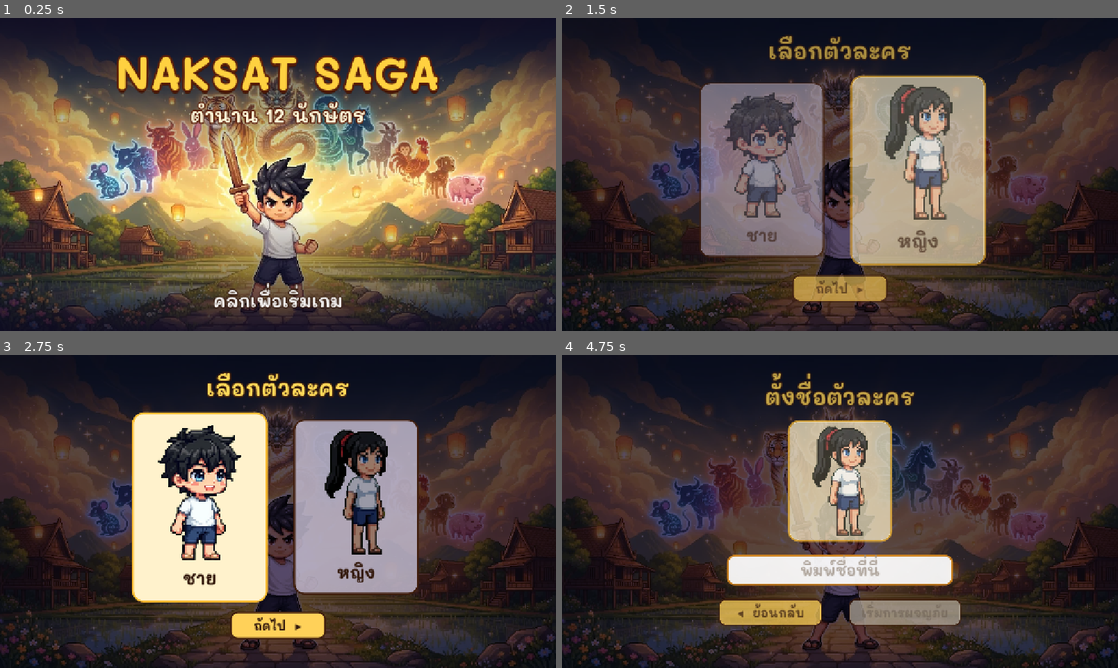
Above: before the commit, frames 1-4 (two rows, left to right).
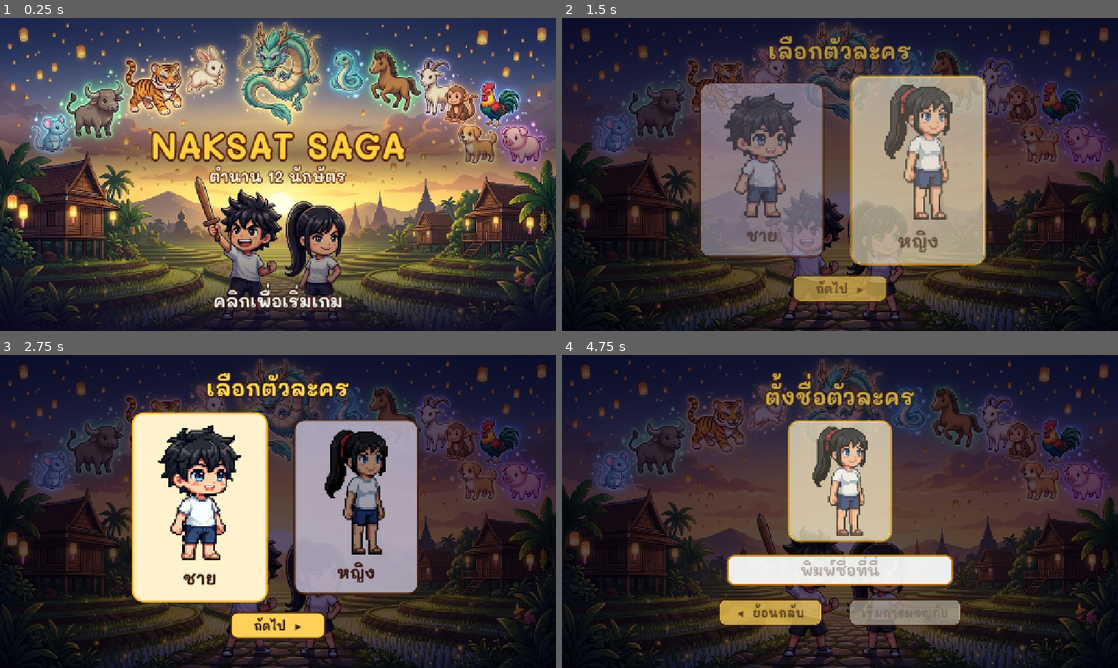
Above: after the commit, the same moments.

Repository: mozila023/naksat-saga
Game: Godot game, scene res://main.tscn
Same seed, same stepped clock (60 frames per second), same inputs: the game is played once before the commit and once after it.
Inputs (mouse positions are in pixels of both pictures, inside the frame that each line leads up to):
- Up to frame 1 (0.25 s): no input
- Up to frame 2 (1.5 s): tap Enter at 0.5 s; move the mouse to (962, 158) at 0.52 s; hold Right (move_right) 0.53-1.25 s; hold C (attack) 0.53-1.25 s; click (962, 158) at 0.67 s; tap Space (jump) at 0.77, 1.07 s; tap I (bag) at 0.8 s; click "◀ ย้อนกลับ" at 1.25 s
- Up to frame 3 (2.75 s): drag from (166, 527) to (250, 574) at 2.02 s
- Up to frame 4 (4.75 s): move the mouse to (895, 442) at 2.77 s; hold Left (move_left) 2.78-3.5 s; tap E (form_next) at 2.85 s; click (895, 442) at 2.92 s; tap Q (form_prev) at 3.05 s; drag from (812, 574) to (673, 464) at 3.52 s; move the mouse to (1006, 558) at 4.27 s; hold Right (move_right) from 4.28 s (still down); hold Shift (run) from 4.28 s (still down); tap Up (interact) at 4.35 s; click (1006, 558) at 4.42 s; tap Space (jump) at 4.52 s

The runs differ from the first frame. In frame 1, 80% of the frame differs, in the area x 0-100%, y 0-100%; in frame 2, 33%; in frame 3, 30%; in frame 4, 36%.

Commit message:
แก้ไอคอนปุ่มเสียง/ปิดที่เป็นกล่องบนเว็บ, เอฟเฟกต์ตีคริติคอล, ปุ่มมือถือใหม่ (วิ่งข้างปุ่มตี, จอแนวตั้ง/แนวนอน), ภาพปกใหม่ (มะโรงเป็นมังกร), ไอคอนเซ็ทขาล
Co-Authored-By: Claude Opus 5.5 <noreply@anthropic.com>
Claude-Session: https://claude.ai/code/session_01J9NCfWgs9eBq1qjdwjHxHL

Diff:
--- a/entities/enemies/enemy.gd
+++ b/entities/enemies/enemy.gd
@@ -146,7 +146,10 @@
 	_flash = 0.15
 	_stun = maxf(_stun, maxf(0.28, stun))
 	velocity = Vector2(dir * 230.0, -170.0)
-	Game.spawn_number(global_position + Vector2(0, -_stats["size"].y), str(int(dmg)), Color(1, 0.95, 0.5))
+	if Game.hit_is_crit:
+		Game.spawn_number(global_position + Vector2(0, -_stats["size"].y - 10), str(int(dmg)), Color(1.0, 0.5, 0.15), 40)
+	else:
+		Game.spawn_number(global_position + Vector2(0, -_stats["size"].y), str(int(dmg)), Color(1, 0.95, 0.5))
 	_pop = 1.0
 	var mid: Vector2 = global_position + Vector2(-dir * 8.0, -_stats["size"].y * 0.55)
 	Fx.spawn(get_parent(), mid, "spark", Vector2(38, 38), Color(1.0, 0.85, 0.35), 1, 0.22)
--- a/entities/enemies/zodiac_boss.gd
+++ b/entities/enemies/zodiac_boss.gd
@@ -258,7 +258,10 @@
 		Game.spawn_text(global_position + Vector2(-70, -SIZE.y - 80.0), "เอาจริงแล้วนะ!", Color(1.0, 0.4, 0.3), 46)
 		Game.shake(10.0, 0.5)
 		Sound.play("roar", 0.02, 2.0)
-	Game.spawn_number(global_position + Vector2(0, -SIZE.y - 20.0), str(int(dmg)), Color(1, 0.95, 0.5))
+	if Game.hit_is_crit:
+		Game.spawn_number(global_position + Vector2(0, -SIZE.y - 30.0), str(int(dmg)), Color(1.0, 0.5, 0.15), 44)
+	else:
+		Game.spawn_number(global_position + Vector2(0, -SIZE.y - 20.0), str(int(dmg)), Color(1, 0.95, 0.5))
 	if hp <= 0.0:
 		hp = 0.0
 		_dead = true
--- a/entities/player/player.gd
+++ b/entities/player/player.gd
@@ -91,9 +91,19 @@
 func set_camera_limits(stage_width: float) -> void:
 	camera.limit_left = 0
 	camera.limit_right = int(stage_width)
-	camera.limit_bottom = 720
-	camera.limit_top = -700
+	apply_view()
 	camera.reset_smoothing()
+
+
+## ขอบกล้องตามแนวจอ: จอแนวตั้งให้พื้นอยู่ราว 62% ของความสูงจอ (ครึ่งล่างเป็นที่วางปุ่มสัมผัส)
+func apply_view() -> void:
+	var vs := get_viewport().get_visible_rect().size
+	if vs.y > vs.x:
+		camera.limit_bottom = int(Stage.GROUND_Y + vs.y * 0.38)
+		camera.limit_top = -4000
+	else:
+		camera.limit_bottom = 720
+		camera.limit_top = -700
 
 
 func shake(amount: float, time := 0.2) -> void:
@@ -243,7 +253,9 @@
 func _damage(mult: float) -> float:
 	var dmg := (BASE_ATK + Game.equip_bonus("atk")) * Game.atk_mult() * float(Game.current_form()["atk"]) * mult * randf_range(0.9, 1.1)
 	dmg *= 1.0 + Game.set_effect("atk_mult")  # เซ็ทขาล 3 ชิ้น
-	if randf() < Game.set_effect("crit"):  # เซ็ทขาล 5 ชิ้น: คริติคอล ดาเมจ 2 เท่า
+	# คริติคอล: ทุกคนมีโอกาสพื้นฐาน + เซ็ทขาล 5 ชิ้นเพิ่มให้ — ดาเมจ 2 เท่า พร้อมเอฟเฟกต์พิเศษ
+	Game.pending_crit = randf() < Game.BASE_CRIT + Game.set_effect("crit")
+	if Game.pending_crit:
 		dmg *= 2.0
 	return dmg
 
--- a/stages/stage.gd
+++ b/stages/stage.gd
@@ -24,6 +24,8 @@
 var _t := 0.0
 var _layered := false
 var _road_top := 0.0
+var _ground_bottom := 666.0  # ขอบล่างของแถบถนน (ต่ำกว่านี้เติมสีดิน)
+var _under_color := Color(0.26, 0.21, 0.2)
 
 
 func _ready() -> void:
@@ -69,6 +71,8 @@
 		# ภาพเดียวทั้งฉาก (เช่น ในถ้ำ): วิวเลื่อนช้ากว่าตัวละคร ส่วนพื้นเลื่อนเท่าตัวละคร
 		_add_art_layer(bg, s, 0.0, 0.5, -10)
 	_add_art_layer(ground, s, road_top - 1.0, 1.0, -9)
+	_ground_bottom = road_top - 1.0 + ground.get_height() * s
+	_under_color = ground.get_image().get_pixel(8, ground.get_height() - 2)
 
 
 func _add_art_layer(tex: Texture2D, s: float, y: float, scroll: float, z: int) -> void:
@@ -273,6 +277,9 @@
 	var cx := _view_center_x()
 	var x0 := cx - 1400.0
 	var x1 := cx + 1400.0
+	# ใต้ดิน (เห็นตอนจอแนวตั้ง): เติมสีดินต่อจากแถบถนนลงไป
+	Art.vgrad(self, Rect2(x0, _ground_bottom - 1.0, x1 - x0, 300.0), _under_color, _under_color.darkened(0.45))
+	draw_rect(Rect2(x0, _ground_bottom + 298.0, x1 - x0, 2000.0), _under_color.darkened(0.45))
 	if not has_art():
 		_draw_ground(x0, x1)
 	elif _layered:
--- a/tests/smoke.gd
+++ b/tests/smoke.gd
@@ -28,8 +28,11 @@
 
 
 func tap(action: String) -> void:
+	# กดค้างอย่างน้อย 3 เฟรมฟิสิกส์ และ 2 เฟรมภาพ (ตอนภาพช้า ฟิสิกส์อาจวิ่งหลายรอบใน 1 เฟรมภาพ)
 	Input.action_press(action)
 	await frames(3)
+	await get_tree().process_frame
+	await get_tree().process_frame
 	Input.action_release(action)
 	await frames(3)
 
@@ -224,7 +227,7 @@
 	Game.add_item("potion", 1)
 	Game.set_hp(10.0)
 	await tap("slot_6")
-	check(Game.hp > 10.0, "number key uses the slot item")
+	check(Game.hp > 10.0, "number key uses the slot item (hp %d, bar %s, dead %s, dlg %s)" % [Game.hp, str(Game.hotbar), str(p.dead), str(Game.in_dialogue)])
 	Game.add_item("frog_leg", 3)
 	Game.money = 100
 	await frames(400)
@@ -287,6 +290,13 @@
 	check(Game.in_dialogue and main.stage_id == "rice_field", "demon lair sealed below Lv.15")
 	Game.end_dialogue()
 	main.hud._dialogue.visible = false
+	p.global_position.x = 6000.0
+	await frames(60)
+	Game.pending_crit = true
+	Game.hit_enemies(Rect2(5000, -2000, 2000, 4000), 1.0, 6000.0)
+	check(not Game.pending_crit and not Game.hit_is_crit, "critical flags reset after a hit")
+	await frames(6)
+	await shot("05f_critical")
 	await kill_all(2)
 	check(Quests.is_done(Game.current_quest()), "mushroom quest done (%s)" % Game.quest_text())
 	main.change_stage("chief_house", "entrance")
--- /dev/null
+++ b/tests/touch_shot.gd
@@ -0,0 +1,31 @@
+extends Node
+## ถ่ายภาพหน้าจอปุ่มสัมผัส (ใช้ตรวจตำแหน่งปุ่มบนจอแนวตั้ง/แนวนอน)
+## รัน: xvfb-run godot --path . --resolution 720x1280 res://tests/touch_shot.tscn -- shots=<dir>
+
+var shot_dir := "/tmp"
+
+
+func _ready() -> void:
+	for a in OS.get_cmdline_user_args():
+		if a.begins_with("shots="):
+			shot_dir = a.trim_prefix("shots=")
+	var main = load("res://main.tscn").instantiate()
+	add_child(main)
+	await get_tree().process_frame
+	main.start_game()
+	if main.hud._touch_root == null:
+		main.hud._build_touch()
+	for i in 90:
+		await get_tree().physics_frame
+	main.hud._on_screen_resized()
+	for i in 30:
+		await get_tree().physics_frame
+	await RenderingServer.frame_post_draw
+	var s := DisplayServer.window_get_size()
+	get_viewport().get_texture().get_image().save_png("%s/touch_%dx%d.png" % [shot_dir, s.x, s.y])
+	main.hud.toggle_bag()
+	await get_tree().process_frame
+	await RenderingServer.frame_post_draw
+	get_viewport().get_texture().get_image().save_png("%s/touch_bag_%dx%d.png" % [shot_dir, s.x, s.y])
+	Game.reset_save()
+	get_tree().quit()
--- /dev/null
+++ b/tests/touch_shot.tscn
@@ -0,0 +1,6 @@
+[gd_scene format=3]
+
+[ext_resource type="Script" path="res://tests/touch_shot.gd" id="1"]
+
+[node name="TouchShot" type="Node"]
+script = ExtResource("1")
--- a/ui/hud/hud.gd
+++ b/ui/hud/hud.gd
@@ -40,6 +40,12 @@
 var _line_index := 0
 var _dlg_delay := 0.0
 var _mute_btn: Button
+var _speaker: SpeakerIcon
+var _skill_holder: Control
+var _hot_holder: Control
+var _touch_root: Control
+var _touch: Array = []  # [{action, btn, label, r, skill}]
+var _portrait := false
 var _craft: Panel
 var _craft_list: VBoxContainer
 var _craft_money: Label
@@ -83,6 +89,8 @@
 	_refresh_hp()
 	_refresh_form()
 	_refresh_quest()
+	get_viewport().size_changed.connect(_on_screen_resized)
+	_on_screen_resized.call_deferred()
 
 
 # ---------- ตัวช่วยสร้าง UI ----------
@@ -196,6 +204,11 @@
 		_mute_btn.add_theme_stylebox_override(st, mb_style)
 	_mute_btn.pressed.connect(_toggle_mute)
 	_root.add_child(_mute_btn)
+	_speaker = SpeakerIcon.new()
+	_speaker.position = Vector2(8, 8)
+	_speaker.size = Vector2(30, 30)
+	_speaker.mouse_filter = Control.MOUSE_FILTER_IGNORE
+	_mute_btn.add_child(_speaker)
 	_refresh_mute()
 
 
@@ -238,6 +251,7 @@
 
 func _build_hotbar() -> void:
 	var holder := Control.new()
+	_hot_holder = holder
 	var touch := DisplayServer.is_touchscreen_available()
 	holder.set_anchors_preset(Control.PRESET_TOP_RIGHT if touch else Control.PRESET_BOTTOM_RIGHT)
 	holder.mouse_filter = Control.MOUSE_FILTER_IGNORE
@@ -511,11 +525,11 @@
 	_craft_money.horizontal_alignment = HORIZONTAL_ALIGNMENT_RIGHT
 	_craft.add_child(_craft_money)
 	var close := Button.new()
-	close.text = "✕"
+	close.text = "×"
 	close.focus_mode = Control.FOCUS_NONE
 	close.position = Vector2(620, 14)
 	close.size = Vector2(44, 40)
-	close.add_theme_font_size_override("font_size", 20)
+	close.add_theme_font_size_override("font_size", 30)
 	close.pressed.connect(close_craft)
 	_craft.add_child(close)
 	var scroll := ScrollContainer.new()
@@ -547,11 +561,11 @@
 	money.horizontal_alignment = HORIZONTAL_ALIGNMENT_RIGHT
 	panel.add_child(money)
 	var close := Button.new()
-	close.text = "✕"
+	close.text = "×"
 	close.focus_mode = Control.FOCUS_NONE
 	close.position = Vector2(620, 14)
 	close.size = Vector2(44, 40)
-	close.add_theme_font_size_override("font_size", 20)
+	close.add_theme_font_size_override("font_size", 30)
 	close.pressed.connect(on_close)
 	panel.add_child(close)
 	var scroll := ScrollContainer.new()
@@ -732,10 +746,9 @@
 func _refresh_mute() -> void:
 	if _mute_btn == null:
 		return
-	_mute_btn.text = "✕" if Sound.muted else "♪"
-	var col := Color(0.75, 0.3, 0.3) if Sound.muted else Color(0.3, 0.18, 0.08)
-	for st in ["font_color", "font_hover_color", "font_pressed_color"]:
-		_mute_btn.add_theme_color_override(st, col)
+	# ฟอนต์เกมไม่มีตัวโน้ต/กากบาท (บนเว็บจะเป็นกล่อง) จึงวาดรูปลำโพงเอง
+	_speaker.muted = Sound.muted
+	_speaker.queue_redraw()
 
 
 
@@ -825,6 +838,7 @@
 
 func _build_skill_bar() -> void:
 	var holder := Control.new()
+	_skill_holder = holder
 	holder.set_anchors_preset(Control.PRESET_CENTER_BOTTOM)
 	holder.mouse_filter = Control.MOUSE_FILTER_IGNORE
 	_root.add_child(holder)
@@ -1002,6 +1016,7 @@
 	if Game.in_dialogue and (Input.is_action_just_pressed("interact") or Input.is_action_just_pressed("attack") or Input.is_action_just_pressed("jump")):
 		_advance_dialogue()
 
+	_update_touch_skills()
 	var p := Game.player
 	if p:
 		var form := Game.current_form()
@@ -1024,48 +1039,163 @@
 
 
 # ---------- ปุ่มสัมผัสสำหรับมือถือ ----------
+# ตำแหน่งปุ่ม (จุดกึ่งกลาง, รัศมี) วัดจากมุมล่างซ้าย (L) หรือมุมล่างขวา (R) ของจอ
+# จอแนวนอน: ซ้าย = เดิน, ขวา = ตี + วิ่ง + กระโดด + สกิลล้อมปุ่มตี
+const TOUCH_LANDSCAPE := {
+	"move_left": ["L", Vector2(95, -125), 66], "move_right": ["L", Vector2(255, -125), 66],
+	"move_down": ["L", Vector2(175, -255), 44],
+	"attack": ["R", Vector2(-120, -130), 78], "run": ["R", Vector2(-270, -250), 52],
+	"jump": ["R", Vector2(-280, -95), 58], "skill_1": ["R", Vector2(-420, -110), 48],
+	"skill_2": ["R", Vector2(-400, -240), 48], "skill_3": ["R", Vector2(-150, -300), 48],
+	"use_potion": ["R", Vector2(-545, -95), 40], "interact": ["R", Vector2(-290, -380), 42],
+	"form_next": ["R", Vector2(-130, -440), 40], "bag": ["R", Vector2(-420, -370), 38],
+}
+# จอแนวตั้ง: ปุ่มอยู่ใต้พื้นดิน (ครึ่งล่างของจอ) ช่องไอเทม 1-7 อยู่แถวล่างสุด
+const TOUCH_PORTRAIT := {
+	"move_left": ["L", Vector2(75, -250), 56], "move_right": ["L", Vector2(205, -250), 56],
+	"move_down": ["L", Vector2(140, -375), 42],
+	"attack": ["R", Vector2(-115, -265), 74], "run": ["R", Vector2(-250, -370), 48],
+	"jump": ["R", Vector2(-255, -195), 54], "skill_1": ["R", Vector2(-390, -270), 44],
+	"skill_2": ["R", Vector2(-385, -410), 44], "skill_3": ["R", Vector2(-115, -425), 44],
+	"use_potion": ["L", Vector2(245, -395), 38], "interact": ["R", Vector2(-250, -505), 42],
+	"form_next": ["R", Vector2(-115, -545), 40], "bag": ["L", Vector2(50, -480), 36],
+}
+const TOUCH_TEXT := {"move_left": "◀", "move_right": "▶", "move_down": "▼", "attack": "ตี", "run": "วิ่ง",
+	"jump": "โดด", "use_potion": "ยา", "interact": "คุย", "form_next": "ร่าง", "bag": "ของ"}
+const TOUCH_TEX_R := 64.0
+
 
 func _build_touch() -> void:
-	var left := Control.new()
-	left.set_anchors_preset(Control.PRESET_BOTTOM_LEFT)
-	_root.add_child(left)
-	_touch_button(left, Vector2(30, -170), 60, "◀", "move_left")
-	_touch_button(left, Vector2(170, -170), 60, "▶", "move_right")
-	_touch_button(left, Vector2(40, -290), 46, "▼", "move_down")
-	_touch_button(left, Vector2(180, -290), 46, "วิ่ง", "run")
-
-	var right := Control.new()
-	right.set_anchors_preset(Control.PRESET_BOTTOM_RIGHT)
-	_root.add_child(right)
-	_touch_button(right, Vector2(-150, -170), 64, "ตี", "attack")
-	_touch_button(right, Vector2(-290, -150), 54, "โดด", "jump")
-	_touch_button(right, Vector2(-380, -260), 44, "1", "skill_1")
-	_touch_button(right, Vector2(-270, -290), 44, "2", "skill_2")
-	_touch_button(right, Vector2(-160, -320), 44, "3", "skill_3")
-	_touch_button(right, Vector2(-110, -440), 40, "ร่าง", "form_next")
-	_touch_button(right, Vector2(-230, -420), 40, "คุย", "interact")
-	_touch_button(right, Vector2(-350, -390), 40, "ยา", "use_potion")
-	_touch_button(right, Vector2(-110, -560), 40, "ของ", "bag")
-
-
-func _touch_button(parent: Control, pos: Vector2, radius: int, text: String, action: String) -> void:
+	_touch_root = Control.new()
+	_touch_root.set_anchors_preset(Control.PRESET_FULL_RECT)
+	_touch_root.mouse_filter = Control.MOUSE_FILTER_IGNORE
+	_root.add_child(_touch_root)
+	var tex := _circle_tex(int(TOUCH_TEX_R))
+	for action in TOUCH_LANDSCAPE:
+		var btn := TouchScreenButton.new()
+		btn.texture_normal = tex
+		btn.action = action
+		_touch_root.add_child(btn)
+		var l := _label(TOUCH_TEXT.get(action, ""), 24, Color.WHITE, 6)
+		l.horizontal_alignment = HORIZONTAL_ALIGNMENT_CENTER
+		l.vertical_alignment = VERTICAL_ALIGNMENT_CENTER
+		l.autowrap_mode = TextServer.AUTOWRAP_WORD_SMART
+		_touch_root.add_child(l)
+		var skill := int(action.trim_prefix("skill_")) - 1 if action.begins_with("skill_") else -1
+		_touch.append({"action": action, "btn": btn, "label": l, "skill": skill})
+	_layout_touch()
+
+
+func _circle_tex(radius: int) -> ImageTexture:
 	var img := Image.create(radius * 2, radius * 2, false, Image.FORMAT_RGBA8)
 	var c := Vector2(radius, radius)
 	for y in radius * 2:
 		for x in radius * 2:
 			var d := Vector2(x + 0.5, y + 0.5).distance_to(c)
-			if d <= radius - 4:
-				img.set_pixel(x, y, Color(1, 1, 1, 0.35))
+			if d <= radius - 5:
+				img.set_pixel(x, y, Color(1, 1, 1, 0.32))
 			elif d <= radius:
 				img.set_pixel(x, y, Color(0.1, 0.08, 0.05, 0.6))
-	var btn := TouchScreenButton.new()
-	btn.texture_normal = ImageTexture.create_from_image(img)
-	btn.action = action
-	btn.position = pos
-	parent.add_child(btn)
-	var l := _label(text, int(radius * 0.6), Color.WHITE, 6)
-	l.position = pos
-	l.size = Vector2(radius * 2, radius * 2)
-	l.horizontal_alignment = HORIZONTAL_ALIGNMENT_CENTER
-	l.vertical_alignment = VERTICAL_ALIGNMENT_CENTER
-	parent.add_child(l)
+	return ImageTexture.create_from_image(img)
+
+
+## วางปุ่มสัมผัสตามแนวจอ
+func _layout_touch() -> void:
+	if _touch_root == null:
+		return
+	var vs := get_viewport().get_visible_rect().size
+	var table: Dictionary = TOUCH_PORTRAIT if _portrait else TOUCH_LANDSCAPE
+	for t in _touch:
+		var spec: Array = table[t["action"]]
+		var corner := Vector2(0, vs.y) if spec[0] == "L" else vs
+		var center: Vector2 = corner + spec[1]
+		var r := float(spec[2])
+		var btn: TouchScreenButton = t["btn"]
+		btn.scale = Vector2.ONE * (r / TOUCH_TEX_R)
+		btn.position = center - Vector2(r, r)
+		var l: Label = t["label"]
+		l.position = center - Vector2(r, r)
+		l.size = Vector2(r * 2, r * 2)
+		l.add_theme_font_size_override("font_size", int(r * (0.34 if t["skill"] >= 0 else 0.5)))
+		t["r"] = r
+
+
+## ชื่อสกิลบนปุ่ม + นับถอยหลังคูลดาวน์ (ใช้แทนแถบสกิลด้านล่างเวลาเล่นบนมือถือ)
+func _update_touch_skills() -> void:
+	if _touch_root == null or Game.player == null:
+		return
+	var form := Game.current_form()
+	for t in _touch:
+		if t["skill"] < 0:
+			continue
+		var cd := Game.player.get_cd(t["skill"])
+		var l: Label = t["label"]
+		var btn: TouchScreenButton = t["btn"]
+		var key := "%s:%d" % [form["id"], ceili(cd)]
+		if t.get("shown", "") == key:
+			continue  # ไม่เปลี่ยน ไม่ต้องตั้งค่าใหม่ทุกเฟรม
+		t["shown"] = key
+		if cd > 0.0:
+			l.text = "%d" % ceili(cd)
+			l.add_theme_font_size_override("font_size", int(float(t["r"]) * 0.6))
+			btn.modulate = Color(0.45, 0.45, 0.5)
+		else:
+			l.text = form["skills"][t["skill"]]["name"]
+			l.add_theme_font_size_override("font_size", int(float(t["r"]) * 0.34))
+			btn.modulate = Color(1.0, 0.9, 0.6)
+
+
+## วางหน้าต่างที่ยึดกึ่งกลางจอ ให้มุมซ้ายบนห่างจากกึ่งกลางเท่า off
+func _place(ctrl: Control, off: Vector2) -> void:
+	var sz := ctrl.size
+	ctrl.offset_left = off.x
+	ctrl.offset_top = off.y
+	ctrl.offset_right = off.x + sz.x
+	ctrl.offset_bottom = off.y + sz.y
+
+
+## จอเปลี่ยนขนาด / หมุนจอ: จอแนวตั้งใช้พื้นที่วาดกว้าง 720 (ตัวละครและปุ่มใหญ่ขึ้น) แนวนอนกว้าง 1280
+func _on_screen_resized() -> void:
+	var win := get_tree().root
+	var real := Vector2(win.size)
+	var portrait := real.y > real.x * 1.05
+	var want := Vector2i(720, 1280) if portrait else Vector2i(1280, 720)
+	if win.content_scale_size != want:
+		win.content_scale_size = want
+	_portrait = portrait
+	var touch := _touch_root != null
+	# แถบสกิลด้านล่าง: ซ่อนเมื่อมีปุ่มสัมผัส (ปุ่มสกิลบอกคูลดาวน์เอง)
+	_skill_holder.visible = not touch
+	# ช่องไอเทม 1-7
+	if portrait:
+		_hot_holder.set_anchors_and_offsets_preset(Control.PRESET_CENTER_BOTTOM)
+		for i in _hot_slots.size():
+			_hot_slots[i].position = Vector2(-Game.HOTBAR_SIZE * 31.0 + i * 62.0 + 3.0, -72)
+	else:
+		_hot_holder.set_anchors_and_offsets_preset(Control.PRESET_TOP_RIGHT if touch else Control.PRESET_BOTTOM_RIGHT)
+		for i in _hot_slots.size():
+			_hot_slots[i].position = Vector2(-16 - (Game.HOTBAR_SIZE - i) * 62.0, 16 if touch else -78)
+	# กระเป๋า + หน้าตัวละคร: แนวตั้งวางซ้อนบนล่าง
+	if portrait:
+		_place(_char, Vector2(-154, -610))
+		_place(_bag, Vector2(-300, -30))
+	else:
+		_place(_char, Vector2(-470, -260))
+		_place(_bag, Vector2(-150, -260))
+	_layout_touch()
+	if Game.player and is_instance_valid(Game.player):
+		Game.player.apply_view()
+
+## รูปลำโพง (ปุ่มเปิด/ปิดเสียง)
+class SpeakerIcon extends Control:
+	var muted := false
+
+	func _draw() -> void:
+		var col := Color(0.75, 0.3, 0.3) if muted else Color(0.3, 0.18, 0.08)
+		draw_colored_polygon(PackedVector2Array([Vector2(3, 11), Vector2(9, 11), Vector2(16, 4), Vector2(16, 26), Vector2(9, 19), Vector2(3, 19)]), col)
+		if muted:
+			draw_line(Vector2(20, 10), Vector2(28, 20), col, 3.0, true)
+			draw_line(Vector2(28, 10), Vector2(20, 20), col, 3.0, true)
+		else:
+			draw_arc(Vector2(16, 15), 6.0, -0.9, 0.9, 10, col, 2.5, true)
+			draw_arc(Vector2(16, 15), 11.0, -0.9, 0.9, 12, col, 2.5, true)
--- a/ui/title/title_screen.gd
+++ b/ui/title/title_screen.gd
@@ -34,7 +34,9 @@
 		_add_character("res://assets/art/frames/hero_normal_attack_0.png", Vector2(-120, 70), 1.9, false, Color(1, 1, 1, 1))
 
 	# ไล่เงามืดบน-ล่าง ให้ตัวหนังสืออ่านง่าย
-	_root.add_child(_shade(Color(0.05, 0.03, 0.12, 0.82), Color(0.05, 0.03, 0.12, 0.0), 0.0, 0.5))
+	# (ด้านบนเป็นวงนักษัตร จึงมืดแค่เล็กน้อย ส่วนแถบกลางที่มีโลโก้มืดลงให้อ่านง่าย)
+	_root.add_child(_shade(Color(0.05, 0.03, 0.12, 0.25), Color(0.05, 0.03, 0.12, 0.0), 0.0, 0.3))
+	_root.add_child(_band(0.33, 0.54))
 	_root.add_child(_shade(Color(0.05, 0.03, 0.12, 0.0), Color(0.05, 0.03, 0.12, 0.85), 0.62, 1.0))
 
 	# โลโก้ชื่อเกม
@@ -42,9 +44,10 @@
 	_logo.set_anchors_preset(Control.PRESET_CENTER_TOP)
 	_logo.mouse_filter = Control.MOUSE_FILTER_IGNORE
 	_root.add_child(_logo)
-	_logo.add_child(_text("NAKSAT SAGA", 104, Color(0.25, 0.08, 0.02), Vector2(-640, 62), 0, Color.BLACK))
-	_logo.add_child(_text("NAKSAT SAGA", 104, Color(1.0, 0.82, 0.25), Vector2(-640, 54), 18, Color(0.35, 0.12, 0.04)))
-	_logo.add_child(_text("ตำนาน 12 นักษัตร", 46, Color(1.0, 0.97, 0.85), Vector2(-640, 190), 12, Color(0.35, 0.12, 0.04)))
+	# วางโลโก้ใต้วงนักษัตร (ไม่บังมังกรตรงกลางบน) เหนือหัวตัวเอก
+	_logo.add_child(_text("NAKSAT SAGA", 82, Color(0.25, 0.08, 0.02), Vector2(-640, 242), 0, Color.BLACK))
+	_logo.add_child(_text("NAKSAT SAGA", 82, Color(1.0, 0.82, 0.25), Vector2(-640, 236), 16, Color(0.35, 0.12, 0.04)))
+	_logo.add_child(_text("ตำนาน 12 นักษัตร", 36, Color(1.0, 0.97, 0.85), Vector2(-640, 338), 10, Color(0.35, 0.12, 0.04)))
 
 	_prompt = _text("คลิกเพื่อเริ่มเกม", 40, Color.WHITE, Vector2(-640, -150), 10, Color(0.2, 0.1, 0.05))
 	_prompt.set_anchors_preset(Control.PRESET_CENTER_BOTTOM)
@@ -64,6 +67,30 @@
 	l.add_theme_constant_override("outline_size", outline)
 	l.mouse_filter = Control.MOUSE_FILTER_IGNORE
 	return l
+
+
+## แถบมืดจาง ๆ กลางจอ (ขอบบนล่างค่อย ๆ จาง) ให้โลโก้อ่านง่าย
+func _band(from: float, to: float) -> TextureRect:
+	var grad := Gradient.new()
+	grad.offsets = PackedFloat32Array([0.0, 0.5, 1.0])
+	grad.colors = PackedColorArray([Color(0.05, 0.03, 0.12, 0.0), Color(0.05, 0.03, 0.12, 0.45), Color(0.05, 0.03, 0.12, 0.0)])
+	var tex := GradientTexture2D.new()
+	tex.gradient = grad
+	tex.fill_from = Vector2(0, 0)
+	tex.fill_to = Vector2(0, 1)
+	tex.width = 8
+	tex.height = 64
+	var r := TextureRect.new()
+	r.texture = tex
+	r.set_anchors_preset(Control.PRESET_FULL_RECT)
+	r.anchor_top = from
+	r.anchor_bottom = to
+	r.offset_top = 0
+	r.offset_bottom = 0
+	r.stretch_mode = TextureRect.STRETCH_SCALE
+	r.expand_mode = TextureRect.EXPAND_IGNORE_SIZE
+	r.mouse_filter = Control.MOUSE_FILTER_IGNORE
+	return r
 
 
 func _shade(top: Color, bottom: Color, from: float, to: float) -> TextureRect:
--- a/utilities/game.gd
+++ b/utilities/game.gd
@@ -83,6 +83,9 @@
 const HOTBAR_SIZE := 7
 var hotbar: Array = ["", "", "", "", "", "", ""]  # ช่องไอเทม 1-7 (รหัสไอเทม หรือ "" = ว่าง)
 
+var pending_crit := false  # ดาเมจที่เพิ่งคิดเป็นคริติคอลไหม (Player ตั้ง, hit_enemies ใช้แล้วล้าง)
+var hit_is_crit := false   # ระหว่างตีโดนแต่ละตัว: เป็นคริติคอลไหม (ให้ตัวเลขดาเมจใหญ่ขึ้น)
+const BASE_CRIT := 0.08  # โอกาสคริติคอลพื้นฐาน 8%
 var in_dialogue := false
 var in_title := false  # กำลังแสดงหน้าปกเกม (ล็อกการควบคุม)
 var _dialogue_done := Callable()
@@ -186,16 +189,40 @@
 # ---------- ต่อสู้ ----------
 
 ## ตีศัตรูทุกตัวที่อยู่ในกรอบ rect คืนค่าจำนวนตัวที่โดน
+## (ถ้าดาเมจนี้เป็นคริติคอล — pending_crit ที่ Player ตั้งไว้ตอนคิดดาเมจ — จะมีเอฟเฟกต์พิเศษ)
 func hit_enemies(rect: Rect2, dmg: float, from_x: float, stun := 0.0, skip: Array = []) -> int:
 	var count := 0
+	var crit := pending_crit
+	pending_crit = false
+	hit_is_crit = crit
 	for e in get_tree().get_nodes_in_group("enemies"):
 		if e in skip or not e.is_alive():
 			continue
 		if rect.intersects(e.get_hurt_rect()):
+			var hr: Rect2 = e.get_hurt_rect()
 			e.take_hit(dmg, signf(e.global_position.x - from_x), stun)
 			skip.append(e)
 			count += 1
+			if crit:
+				_crit_fx(Vector2(hr.get_center().x, hr.position.y + hr.size.y * 0.35))
+	hit_is_crit = false
+	if crit and count > 0:
+		Sound.play("heavy_hit", 0.05)
+		shake(9.0, 0.22)
+		hit_stop(0.09)
 	return count
+
+
+## เอฟเฟกต์ตีคริติคอล: แสงระเบิดสีทอง วงคลื่น ดาวกระจาย และคำว่า CRITICAL!
+func _crit_fx(pos: Vector2) -> void:
+	if main == null or main.stage == null:
+		return
+	var parent: Node = main.stage
+	Fx.spawn(parent, pos, "ring", Vector2(170, 170), Color(1.0, 0.75, 0.2), 1, 0.4)
+	Fx.spawn(parent, pos, "burst", Vector2(90, 18), Color(1.0, 0.92, 0.55), 1, 0.35)
+	Fx.spawn(parent, pos, "spark", Vector2(110, 110), Color(1.0, 0.55, 0.15), 1, 0.3)
+	Fx.spawn(parent, pos + Vector2(0, 10), "star", Vector2(70, 150), Color(1.0, 0.85, 0.3), 1, 0.7)
+	spawn_text(pos + Vector2(-95, -70), "CRITICAL!", Color(1.0, 0.62, 0.15), 40)
 
 
 ## สั่นจอ (amount = ความแรงเป็นพิกเซล)
--- a/utilities/zodiac.gd
+++ b/utilities/zodiac.gd
@@ -38,7 +38,7 @@
 		],
 		"win": "ใจเด็ดสมเป็นนักสู้! พลังปีขาลเป็นของเจ้าแล้ว รับชิ้นส่วนของข้าไปให้ช่างตีเป็นชุดได้"},
 	{"id": "rabbit", "year": "เถาะ", "animal": "กระต่าย", "level": 40, "ready": false},
-	{"id": "naga", "year": "มะโรง", "animal": "งูใหญ่", "level": 50, "ready": false},
+	{"id": "dragon", "year": "มะโรง", "animal": "มังกร", "level": 50, "ready": false},
 	{"id": "snake", "year": "มะเส็ง", "animal": "งูเล็ก", "level": 60, "ready": false},
 	{"id": "horse", "year": "มะเมีย", "animal": "ม้า", "level": 70, "ready": false},
 	{"id": "goat", "year": "มะแม", "animal": "แพะ", "level": 80, "ready": false},
Binary file added: assets/art/items/item_zpart_tiger_fang.png
Binary file added: assets/art/items/item_zpart_tiger_foot.png
Binary file added: assets/art/items/item_zpart_tiger_head.png
Binary file added: assets/art/items/item_zpart_tiger_hide.png
Binary file added: assets/art/items/item_zpart_tiger_tail.png
Binary file added: assets/art/items/item_zset_tiger_body.png
Binary file added: assets/art/items/item_zset_tiger_charm.png
Binary file added: assets/art/items/item_zset_tiger_feet.png
Binary file added: assets/art/items/item_zset_tiger_head.png
Binary file added: assets/art/items/item_zset_tiger_weapon.png
Binary file changed: assets/art/title.png
Not shown, added: tests/touch_shot.gd.uid
(and 1 more such lines)
